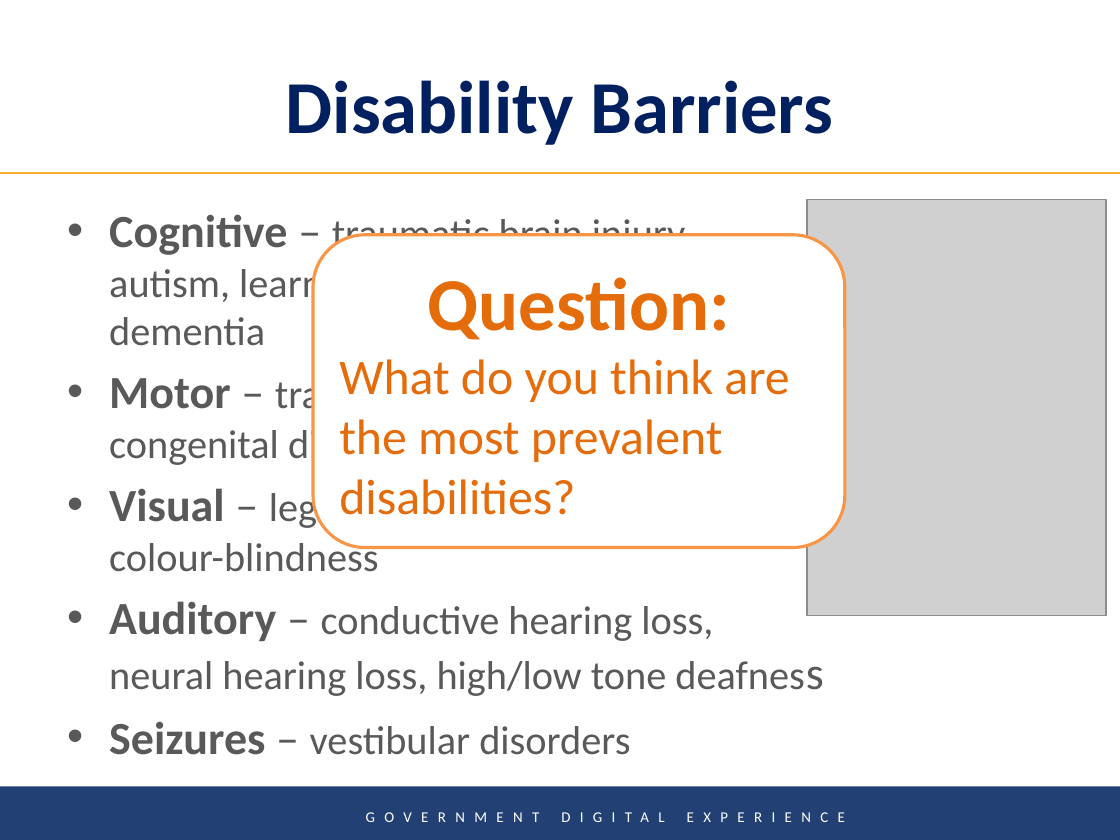
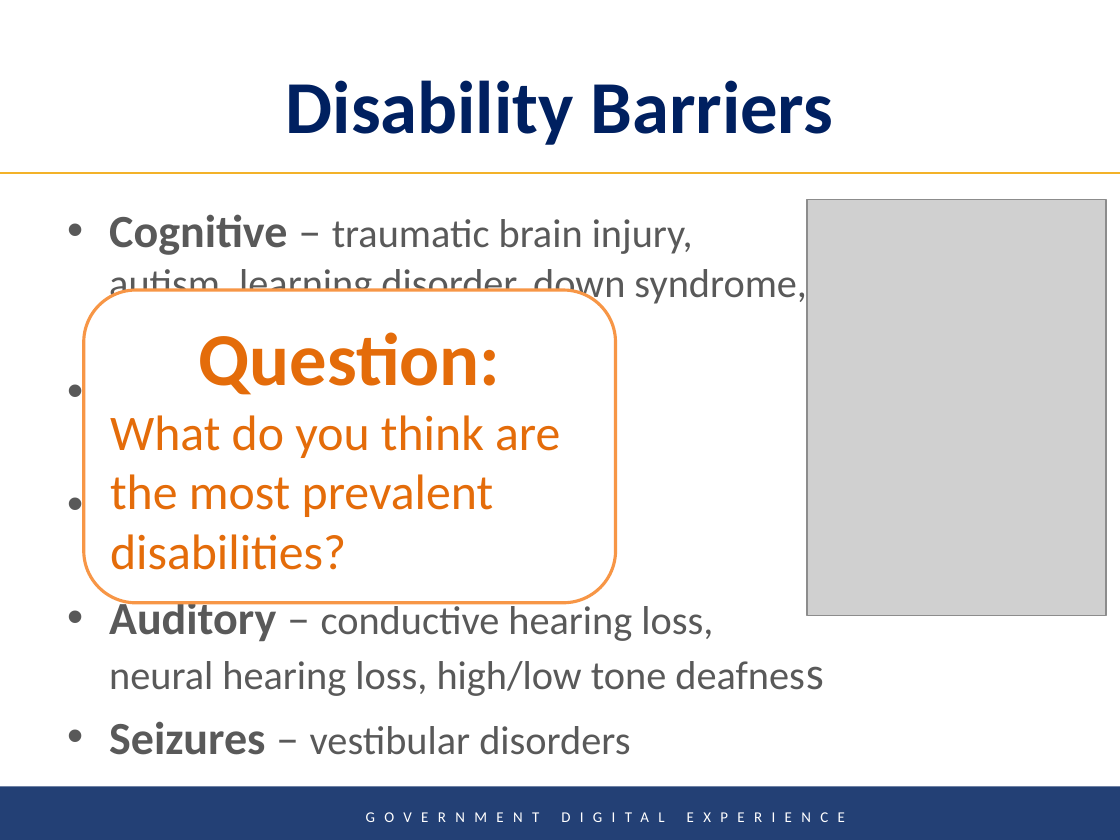
Before and after one commit to Gavin-McLeod/Accessibility-presentation, a slide deck: slide 5 of Digital Product Innovation in the Public Service-TRAN.pptx. Drawn at 1120x840 pixels with LibreOffice and Linux fonts; fonts in the diff are those of the drawing; grey boxes stand for pictures; background and template pictures are left out. Boxes give left, top, right and bottom in pixels: in the first picture for what was removed or moved away, otherwise in the second. Text is boxed around its words. In the diff, an @@ line names an element or a change of style, - is before the commit and + after.

```diff
--- a/Digital Product Innovation in the Public Service-TRAN.pptx
+++ b/Digital Product Innovation in the Public Service-TRAN.pptx
@@ rounded rectangle "Question:": place and size @@
-rounded rectangle "Question:" at (314, 235, 846, 548)
+rounded rectangle "Question:" at (84, 290, 616, 603)
```
Also in this commit, not shown: 2 other slides changed, 4 slides added, 1 slide removed, 1 other file.
